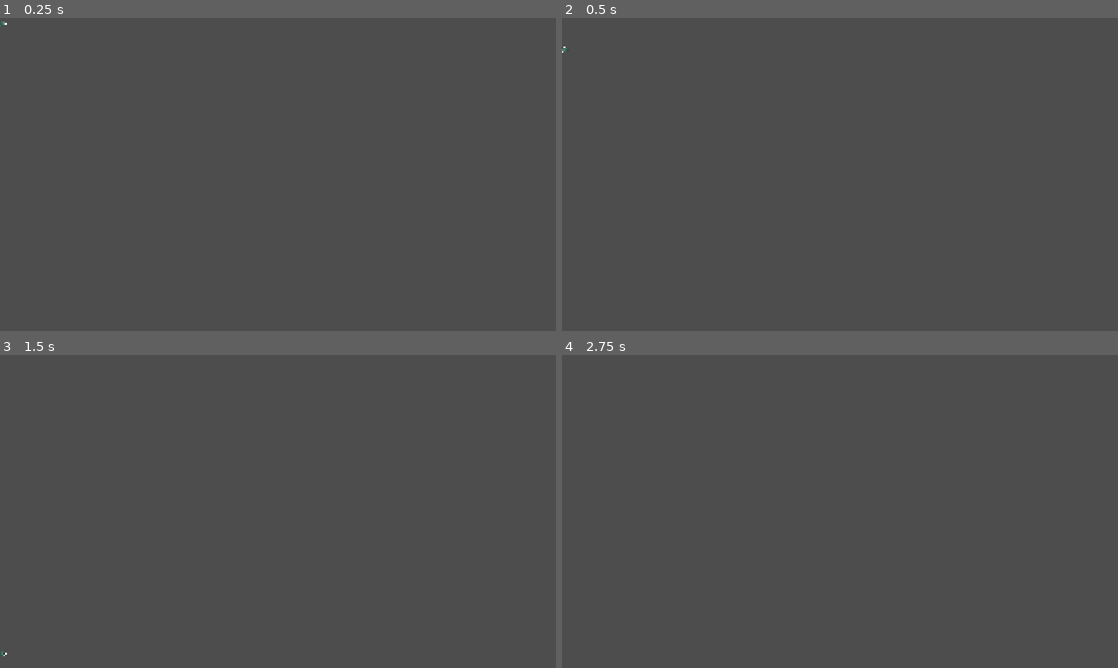
Above: before the commit, frames 1-4 (two rows, left to right).
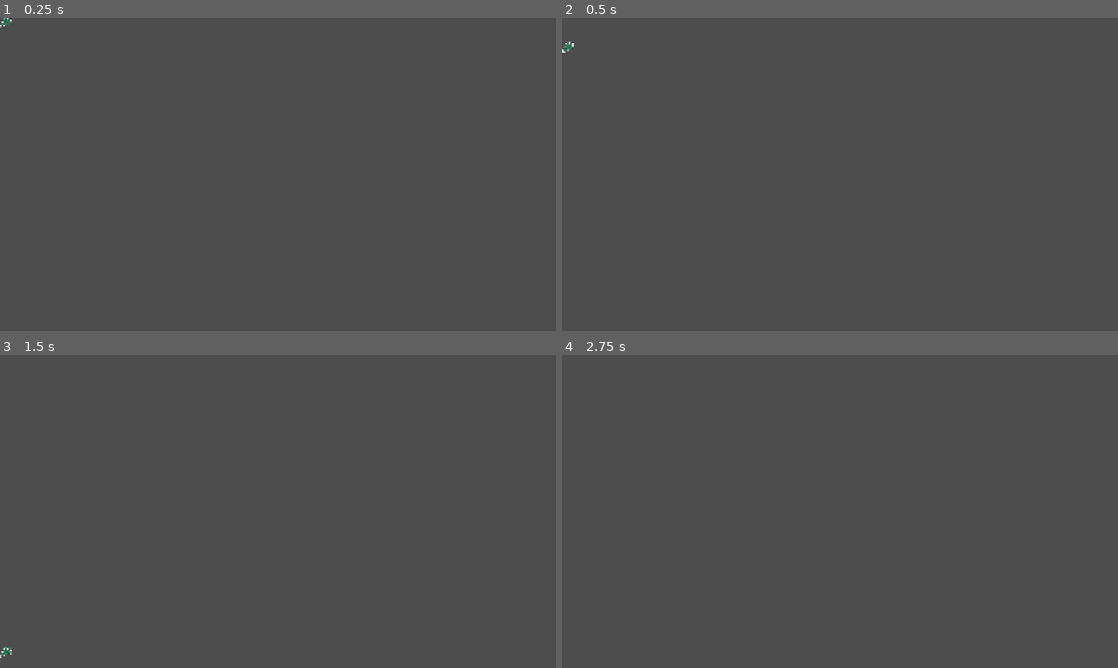
Above: after the commit, the same moments.

Repository: MakuroSama/gouDouJam5
Game: Godot game, scene res://negi.tscn
Same seed, same stepped clock (60 frames per second), same inputs: the game is played once before the commit and once after it. This scene is started directly instead of the project's main scene.
Inputs (mouse positions are in pixels of both pictures, inside the frame that each line leads up to):
- Up to frame 1 (0.25 s): no input
- Up to frame 2 (0.5 s): no input
- Up to frame 3 (1.5 s): move the mouse to (400, 495) at 0.52 s; click (400, 495) at 0.67 s; move the mouse to (166, 527) at 1.27 s; click (166, 527) at 1.42 s
- Up to frame 4 (2.75 s): tap Enter at 2 s; move the mouse to (895, 442) at 2.02 s; click (895, 442) at 2.17 s

The runs differ from the first frame. In frame 1, less than 0.1% of the frame differs, in the area x 0-3%, y 0-4%; in frame 2, less than 0.1%, in the area x 0-3%, y 7-12%; in frame 3, less than 0.1%; in frame 4, nothing differs.

Commit message:
add
大体遊べるよ

Diff:
--- a/MainScene.gd
+++ b/MainScene.gd
@@ -54,7 +54,7 @@
 	for i in range(slots.size()):
 		spawn_item_at_slot(i)
 
-# 指定した1つのスロットに新しい商品を補充する
+# 使用した1つのスロットに新しい商品を補充する
 func spawn_item_at_slot(slot_idx: int) -> void:
 	if slot_idx < 0 or slot_idx >= slots.size():
 		return
@@ -87,7 +87,7 @@
 	item.global_position = slot.global_position
 	add_child(item)
 
-	# 25%の確率で「特選」シール（特選の場合は金額がさらに5倍！）
+
 	var is_special = randf() < 0.25
 	var final_price: int = calculated_price
 
@@ -95,7 +95,6 @@
 		final_price *= 5
 		_attach_special_sticker(item)
 
-	# 値札の金額を設定＆表示をくっきり戻す
 	price_tag.set_price(final_price, is_special)
 	price_tag.modulate.a = 1.0
 
@@ -105,7 +104,6 @@
 	item.set_meta("is_special", is_special)
 	item.set_meta("size_scale", size_scale)
 
-	# ポンッと出現するポップイン演出
 	item.scale = Vector2.ZERO
 	var tween = create_tween()
 	tween.tween_property(item, "scale", Vector2(size_scale, size_scale), 0.25).set_trans(Tween.TRANS_BACK).set_ease(Tween.EASE_OUT)
@@ -152,8 +150,6 @@
 			grabbed_item.freeze = true
 			grabbed_item.z_index = 50 # 掴んでいる間は一番手前に表示
 
-			# ★完全解決: ドラッグ中は layer=0, mask=0 にして物理世界から完全に消す！
-			# 袋のリンク（mask 1）からも絶対に検知されず、横から触れても1ミリも袋に力がかからない！
 			grabbed_item.collision_layer = 0
 			grabbed_item.collision_mask = 0
 
@@ -174,31 +170,27 @@
 
 		var slot_idx: int = grabbed_item.get_meta("slot_index", -1)
 
-		# ★上から袋の開口部に向けて落とした場合のみ、袋の中に入る！
 		if _is_above_bag_opening(grabbed_item.global_position):
-			# 袋（Layer 2）との衝突をONにして袋の中に投入！
+
 			grabbed_item.collision_layer = 3
 			grabbed_item.collision_mask = 3
 
 			# 袋に入ったのでスロットの紐付けを解除
 			grabbed_item.set_meta("slot_index", -1)
 
-			# ★次の商品を棚の空いたスロットに0.4秒後に補充！
 			if slot_idx >= 0:
 				get_tree().create_timer(0.4).timeout.connect(func(): spawn_item_at_slot(slot_idx))
 		else:
-			# 横や外側で離した場合は袋と絶対に衝突させず、床（Layer 1）だけに落とす
-			grabbed_item.collision_layer = 4 # 袋のリンク（mask 1）には当たらないレイヤー
-			grabbed_item.collision_mask = 1  # 床にだけ当たる
-
-			# 外に落とした場合も棚が空きっぱなしにならないよう少し待ってから補充
+
+			grabbed_item.collision_layer = 4
+			grabbed_item.collision_mask = 1
+
 			grabbed_item.set_meta("slot_index", -1)
 			if slot_idx >= 0:
 				get_tree().create_timer(0.8).timeout.connect(func(): spawn_item_at_slot(slot_idx))
 
 		grabbed_item = null
 
-# 袋の開口部（上空）にあるかどうかの判定
 func _is_above_bag_opening(item_pos: Vector2) -> bool:
 	if not has_node("Bag"):
 		return false
@@ -208,7 +200,6 @@
 	var bag_w = bag_node.width if "width" in bag_node else 380.0
 	var half_w = (bag_w * 0.5) + 30.0 # 開口部の横幅（左右マージン付き）
 
-	# X座標が開口部の範囲内、かつ Y座標が袋の口の上（袋の口より高い位置）にあるか
 	var is_in_x = (item_pos.x >= bag_pos.x - half_w) and (item_pos.x <= bag_pos.x + half_w)
 	var is_above_y = item_pos.y <= (bag_pos.y + 30.0)
 
--- a/negi.tscn
+++ b/negi.tscn
@@ -5,9 +5,9 @@
 [node name="Negi" type="RigidBody2D" unique_id=1549638287]
 
 [node name="Sprite2D" type="Sprite2D" parent="." unique_id=581218613]
-scale = Vector2(0.2, 0.2)
+scale = Vector2(0.4, 0.4)
 texture = ExtResource("1_mmwpd")
 
-[node name="CollisionPolygon2D" type="CollisionPolygon2D" parent="." unique_id=1872025292]
-scale = Vector2(0.2, 0.2)
+[node name="CollisionPolygon2D2" type="CollisionPolygon2D" parent="." unique_id=1975541408]
+scale = Vector2(0.4, 0.4)
 polygon = PackedVector2Array(45.5, -97.2, 45.5, -94.8, 39.600006, -88, 38.199997, -88, 8.5, -23.400002, 8.5, -22, -53.5 …(448 unchanged characters)…
Not shown: 1 places in MainScene.tscn that only renumber resources
